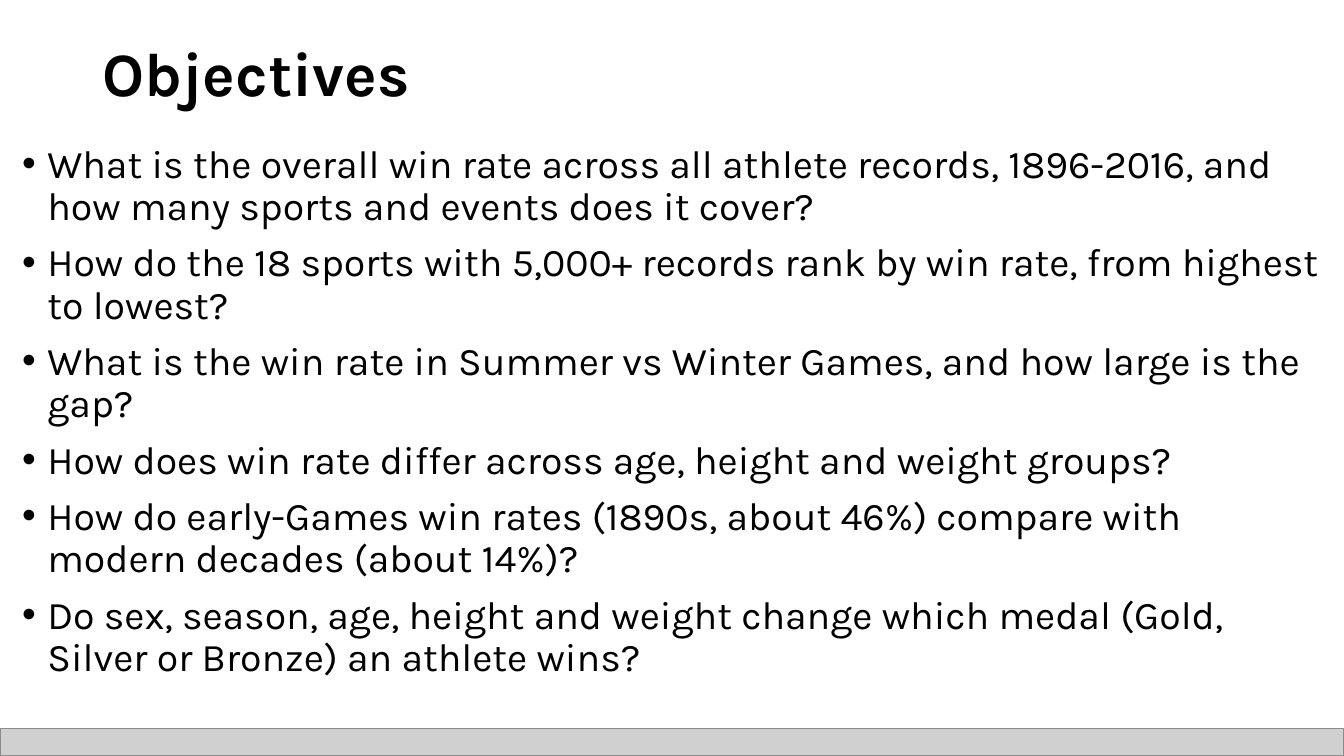
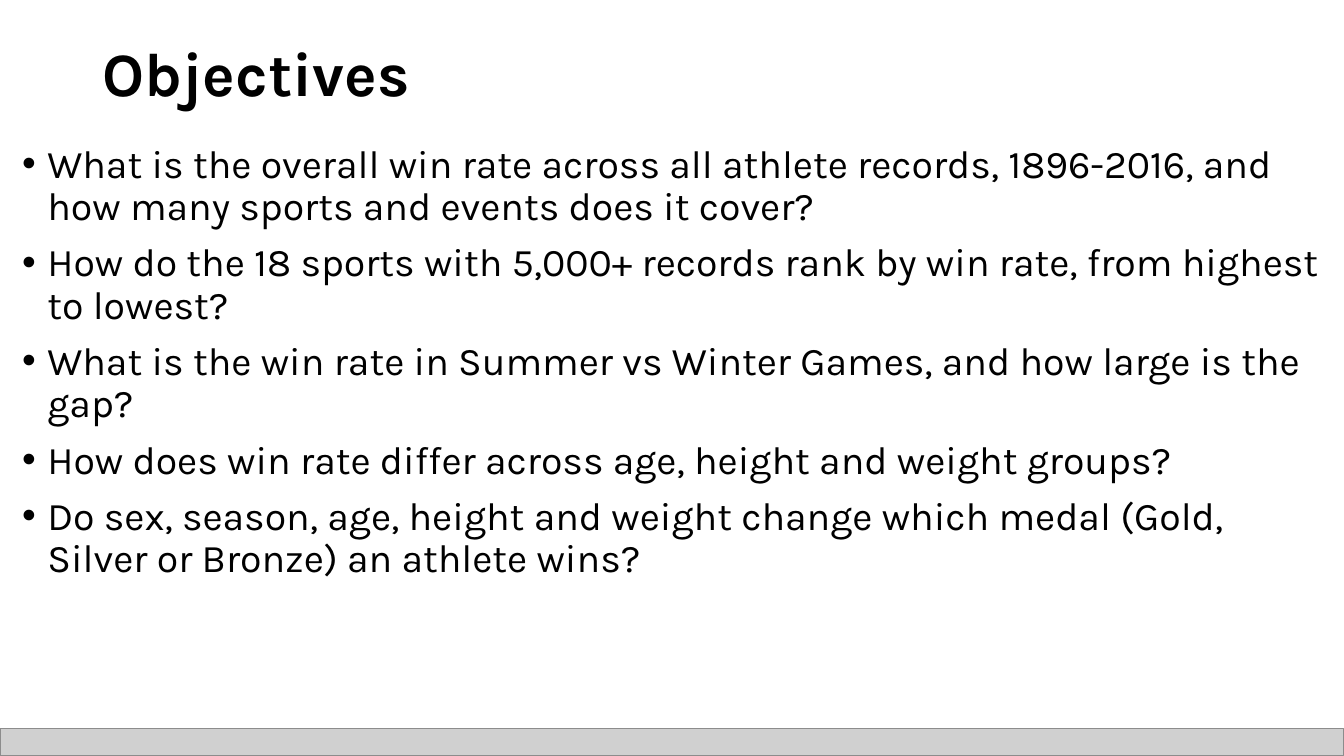
Before and after one commit to Ali-AlBasri0/120-Years-of-Olympic-Medal-Data, a slide deck: slide 4 of Presentation/Ali Yusuf Al Basri.pptx. Drawn at 1344x756 pixels with LibreOffice and Linux fonts; fonts in the diff are those of the drawing; grey boxes stand for pictures. Boxes give left, top, right and bottom in pixels: in the first picture for what was removed or moved away, otherwise in the second. Text is boxed around its words. In the diff, an @@ line names an element or a change of style, - is before the commit and + after.

Commit message:
Remove outdated objective regarding early-Games win rates from EDA notebook

```diff
--- a/Presentation/Ali Yusuf Al Basri.pptx
+++ b/Presentation/Ali Yusuf Al Basri.pptx
@@ text at [47,501,1181,577]: paragraph removed @@
-• How do early-Games win rates (1890s, about 46%) compare with modern decades (about 14%)?
```
Also in this commit, not shown: 2 other files.
